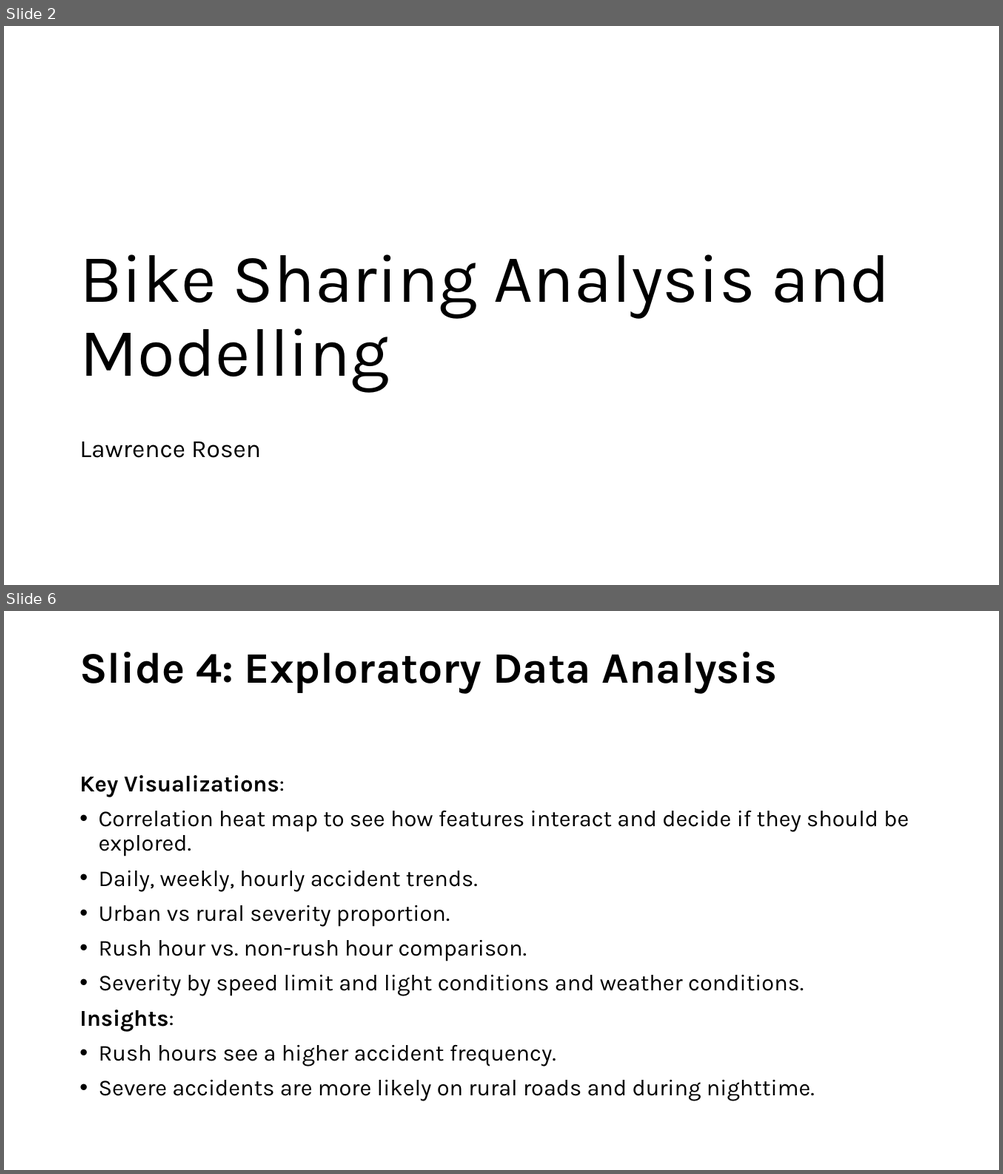
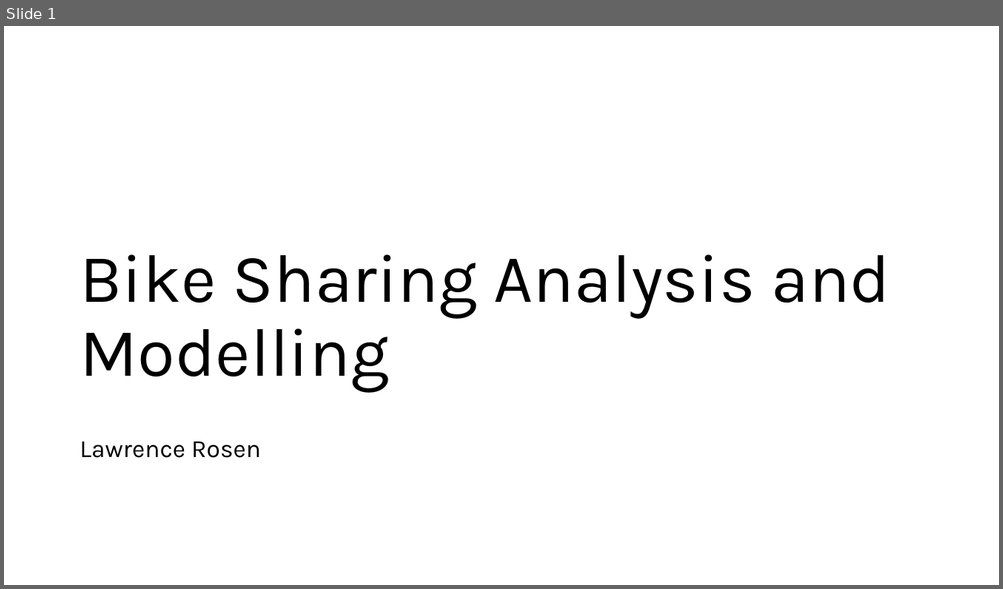
Before and after one commit to lrcode97/bike_demand_2025, a slide deck: presentation.pptx. Shown one above the other, each under a label of ours: slides 2 and 6 before the commit, slide 1 after it; the slides between them are not shown. The pictures are 1003x1174 and 1003x589 pixels, drawn with LibreOffice and Linux fonts; fonts in the diff are those of the drawing. Boxes give left, top, right and bottom in pixels: in the first picture for what was removed or moved away, otherwise in the second. Text is boxed around its words. In the diff, an @@ line names an element or a change of style, - is before the commit and + after.

```diff
--- a/presentation.pptx
+++ b/presentation.pptx
@@ slide 6 removed at (4,611,999,1170), background #FFFFFF @@
@@ title removed at (79,652,777,693) @@
-Slide 4: Exploratory Data Analysis
@@ text removed at (79,775,908,1102) @@
-Key Visualizations:
-• Correlation heat map to see how features interact and decide if they should be explored.
-• Daily, weekly, hourly accident trends.
-• Urban vs rural severity proportion.
-• Rush hour vs. non-rush hour comparison.
-• Severity by speed limit and light conditions and weather conditions.
-Insights:
-• Rush hours see a higher accident frequency.
-• Severe accidents are more likely on rural roads and during nighttime.
@@ what was slide 2 is now slide 1 @@
```
Also in this commit, not shown: 6 slides changed, 8 slides added, 8 other slides removed, 12 other files.
